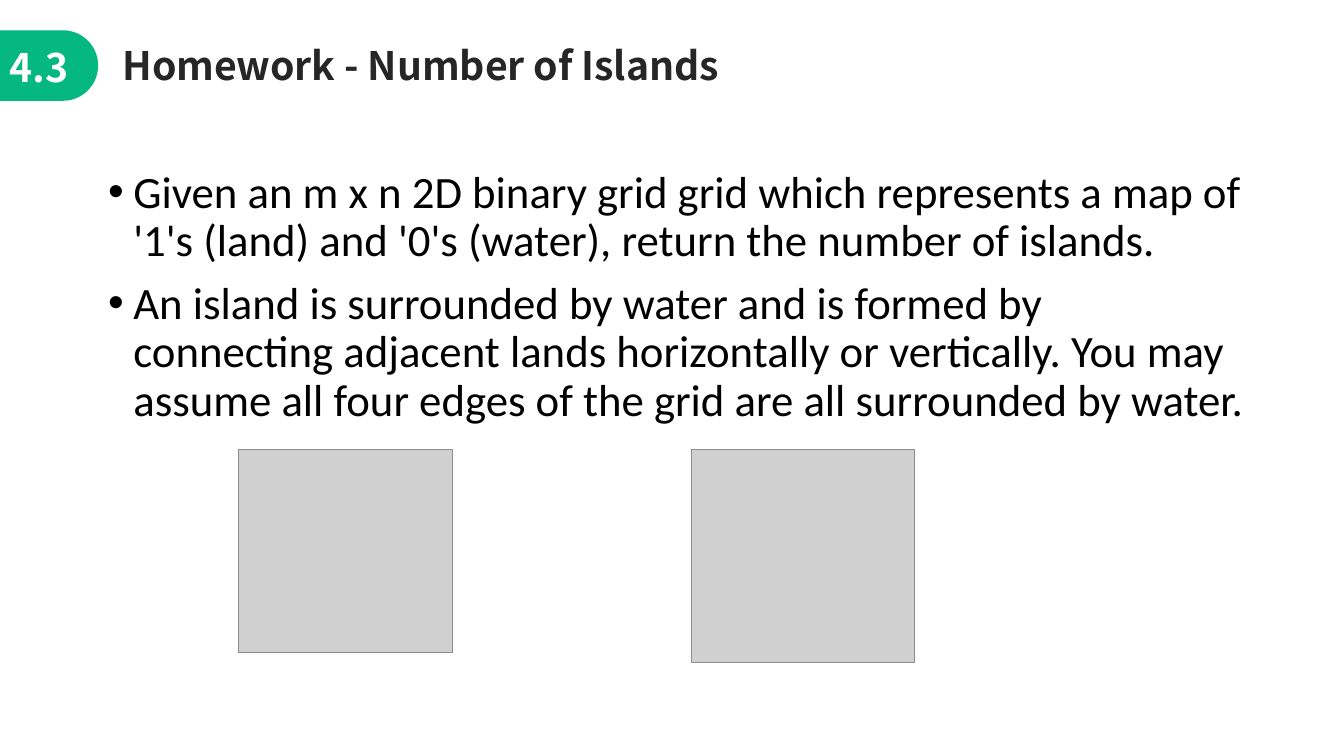
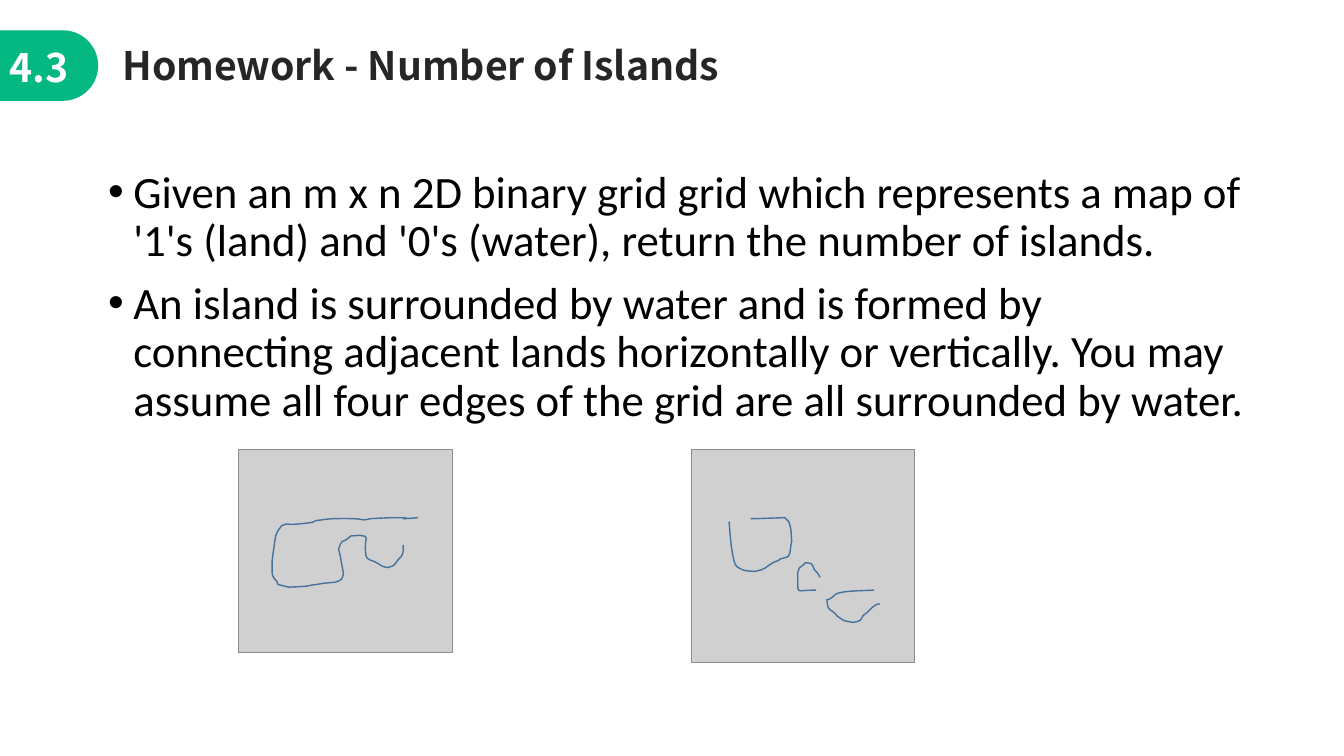
Before and after one commit to jimmyyih518/DSA2022Fall, a slide deck: slide 33 of week7/week7_slides.pptx (slide 32 before the commit). Drawn at 1344x756 pixels with LibreOffice and Linux fonts; fonts in the diff are those of the drawing; grey boxes stand for pictures. Boxes give left, top, right and bottom in pixels: in the first picture for what was removed or moved away, otherwise in the second. Text is boxed around its words. In the diff, an @@ line names an element or a change of style, - is before the commit and + after.

```diff
--- a/week7/week7_slides.pptx
+++ b/week7/week7_slides.pptx
@@ freeform shape added at <box>272,518,418,588</box>, outline #43739E 1 pt @@
@@ freeform shape added at <box>729,518,791,572</box>, outline #43739E 1 pt @@
@@ freeform shape added at <box>798,563,820,591</box>, outline #43739E 1 pt @@
@@ freeform shape added at <box>827,590,879,622</box>, outline #43739E 1 pt @@
```
Also in this commit, not shown: 10 other slides changed, 1 slide added.
